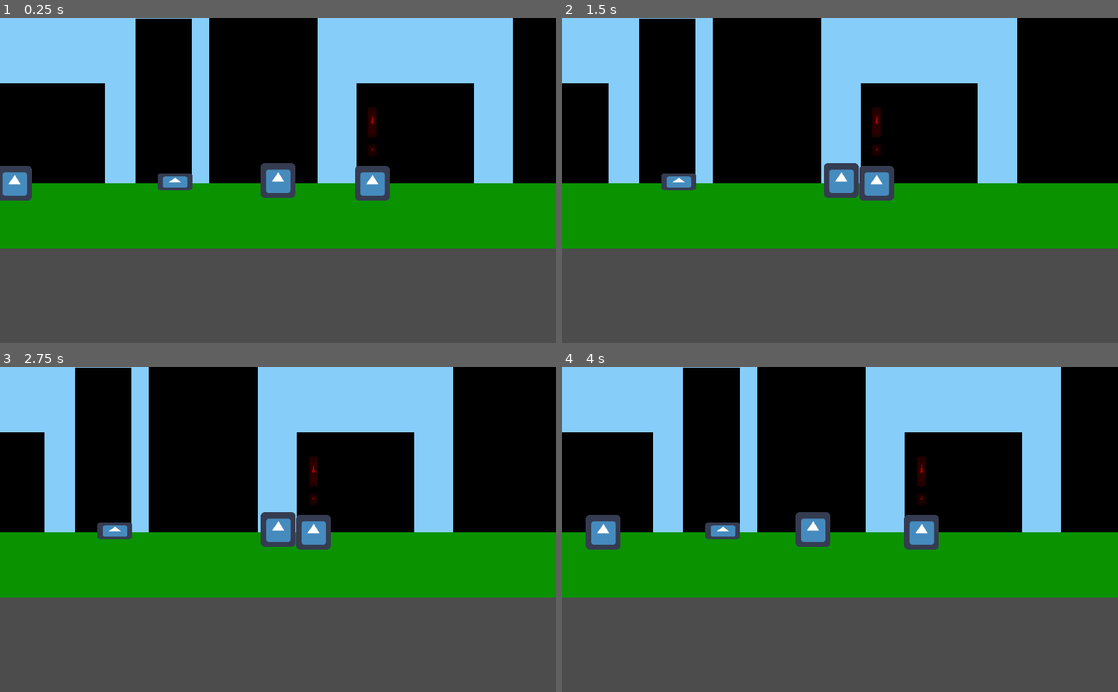
Above: before the commit, frames 1-4 (two rows, left to right).
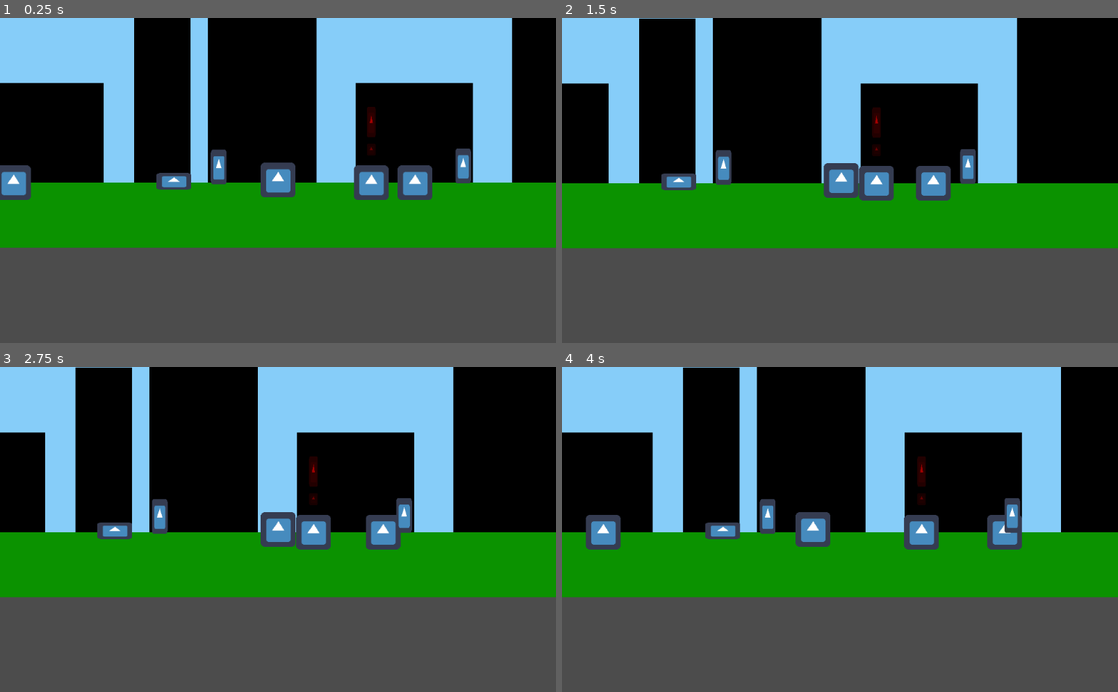
Above: after the commit, the same moments.

Repository: NoohAlavi/spooktober-jam-2020
Game: Godot game, scene res://World/World.tscn
Two runs of this game, one before a commit and one after it. Both use one fixed random seed, a clock stepped at 60 frames per second and the inputs below. The project has no main scene, so this scene is started directly. The engine's default icon, where the game draws it, is replaced by a stand-in: a white triangle on a blue panel in a dark square.
Inputs:
- Up to frame 1 (0.25 s): no input
- Up to frame 2 (1.5 s): hold Right (ui_right) 0.53-1.28 s; hold Down (ui_down) from 1.28 s (still down)
- Up to frame 3 (2.75 s): release Down (ui_down) at 2.03 s; hold Right (ui_right) from 2.03 s (still down)
- Up to frame 4 (4 s): release Right (ui_right) at 2.78 s; hold Up (ui_up) 2.78-3.53 s; hold Left (ui_left) from 3.53 s (still down)

The runs differ from the first frame. In frame 1, 3.0% of the frame differs, in the area x 0-100%, y 0-71%; in frame 2, 2.0%; in frame 3, 1.9%; in frame 4, 1.8%.

Commit message:
Newspaper Stand Collide with Citizen

Diff:
--- a/SpooktoberJam/Code/NewspaperStand.gd
+++ b/SpooktoberJam/Code/NewspaperStand.gd
@@ -37,11 +37,10 @@
 
 	timer += delta
 
+func _on_Area2D_area_entered(area):
+	if (area.name == "Citizen"):
+		if (newspaperCount > 0):
+			newspaperCount -= 1;
 
-
-
-
-
-# Called every frame. 'delta' is the elapsed time since the previous frame.
-#func _process(delta):
-#	pass
+func _on_Area2D_area_exited(area):
+	pass # Replace with function body.
--- a/SpooktoberJam/Scenes/NewspaperStand.tscn
+++ b/SpooktoberJam/Scenes/NewspaperStand.tscn
@@ -1,19 +1,22 @@
-[gd_scene load_steps=3 format=2]
+[gd_scene load_steps=4 format=2]
 
 [ext_resource path="res://icon.png" type="Texture" id=1]
+[ext_resource path="res://Code/NewspaperStand.gd" type="Script" id=2]
 
 [sub_resource type="RectangleShape2D" id=1]
 extents = Vector2( 11.3962, 31.9598 )
 
-[node name="Node2D" type="Node2D"]
+[node name="NewspaperStand" type="Area2D"]
+script = ExtResource( 2 )
 
-[node name="Area2D" type="Area2D" parent="."]
-
-[node name="Sprite" type="Sprite" parent="Area2D"]
+[node name="Sprite" type="Sprite" parent="."]
 position = Vector2( -0.529716, -1.52588e-05 )
 scale = Vector2( 0.453715, 1 )
+z_index = 4
 texture = ExtResource( 1 )
 
-[node name="CollisionShape2D" type="CollisionShape2D" parent="Area2D"]
+[node name="CollisionShape2D" type="CollisionShape2D" parent="."]
 position = Vector2( -0.595276, -0.198425 )
 shape = SubResource( 1 )
+[connection signal="area_entered" from="." to="." method="_on_Area2D_area_entered"]
+[connection signal="area_exited" from="." to="." method="_on_Area2D_area_exited"]
--- a/SpooktoberJam/World/World.tscn
+++ b/SpooktoberJam/World/World.tscn
@@ -1,9 +1,10 @@
-[gd_scene load_steps=5 format=2]
+[gd_scene load_steps=6 format=2]
 
 [ext_resource path="res://Citizen/Citizen.tscn" type="PackedScene" id=1]
 [ext_resource path="res://World/World.gd" type="Script" id=2]
 [ext_resource path="res://Scenes/Player.tscn" type="PackedScene" id=3]
 [ext_resource path="res://Scenes/Vent.tscn" type="PackedScene" id=4]
+[ext_resource path="res://Scenes/NewspaperStand.tscn" type="PackedScene" id=5]
 
 [node name="World" type="Node2D"]
 script = ExtResource( 2 )
@@ -122,12 +123,15 @@
 
 [node name="Citizens" type="Node" parent="."]
 
+[node name="Citizen" parent="Citizens" instance=ExtResource( 1 )]
+position = Vector2( 512, 480 )
+
 [node name="CitizenSpawnTimer" type="Timer" parent="."]
 wait_time = 5.0
 autostart = true
 
 [node name="Player" parent="." instance=ExtResource( 3 )]
-position = Vector2( 262.831, 475 )
+position = Vector2( 264.719, 477.832 )
 overground_y = 475
 underground_y = 700
 
@@ -148,4 +152,13 @@
 
 [node name="Vent" parent="." instance=ExtResource( 4 )]
 position = Vector2( 72.9126, 490.799 )
+
+[node name="NewspaperStand" parent="." instance=ExtResource( 5 )]
+position = Vector2( 606.316, 449.047 )
+
+[node name="NewspaperStand2" parent="." instance=ExtResource( 5 )]
+position = Vector2( 156.088, 450.934 )
+
+[node name="NewspaperStand3" parent="." instance=ExtResource( 5 )]
+position = Vector2( 1435.29, 452.252 )
 [connection signal="timeout" from="CitizenSpawnTimer" to="." method="_on_CitizenSpawnTimer_timeout"]
--- a/SpooktoberJam/project.godot
+++ b/SpooktoberJam/project.godot
@@ -18,11 +18,6 @@
 config/name="SpooktoberJam"
 config/icon="res://icon.png"
 
-[display]
-
-window/stretch/mode="2d"
-window/stretch/aspect="keep"
-
 [rendering]
 
 environment/default_environment="res://default_env.tres"
